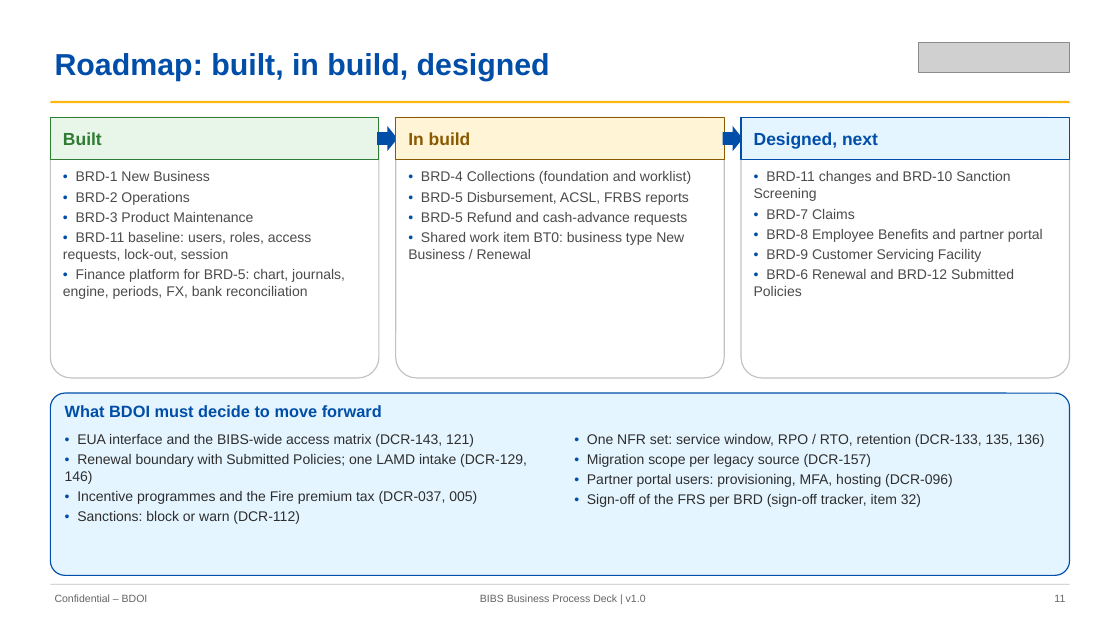
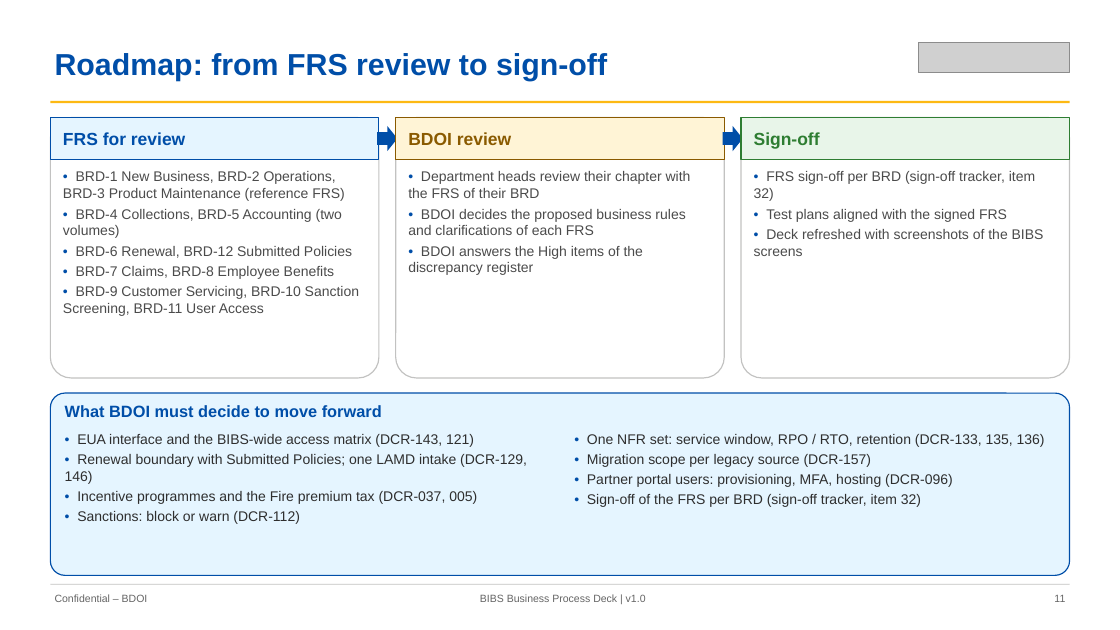
Before and after one commit to IortaTexhNXT-DEV/FinVerse, a slide deck: slide 11 of docs/deliverables/out/Programme/Decks/BIBS_Deck_BRD-00_Business_Process_AsIs_Envisioned_BestPractice_v1.0.pptx. Drawn at 1120x630 pixels with LibreOffice and Linux fonts; fonts in the diff are those of the drawing; grey boxes stand for pictures. Boxes give left, top, right and bottom in pixels: in the first picture for what was removed or moved away, otherwise in the second. Text is boxed around its words. In the diff, an @@ line names an element or a change of style, - is before the commit and + after.

Commit message:
Business process deck: FRS status and sign-off roadmap instead of build status; rebuilt deck and figures

```diff
--- a/docs/deliverables/out/Programme/Decks/BIBS_Deck_BRD-00_Business_Process_AsIs_Envisioned_BestPractice_v1.0.pptx
+++ b/docs/deliverables/out/Programme/Decks/BIBS_Deck_BRD-00_Business_Process_AsIs_Envisioned_BestPractice_v1.0.pptx
@@ text at bbox=[55, 53, 607, 81]: text changed @@
-Roadmap: built, in build, designed
+Roadmap: from FRS review to sign-off
@@ rectangle at bbox=[50, 118, 379, 160]: fill #E8F5E9 to #E5F5FF; outline #2E7D32 1 pt to #004EA8 1 pt @@
@@ rectangle at bbox=[741, 118, 1070, 160]: fill #E5F5FF to #E8F5E9; outline #004EA8 1 pt to #2E7D32 1 pt @@
@@ text at bbox=[63, 132, 185, 145]: text changed; text colour #2E7D32 to #004EA8 @@
-Built
+FRS for review
@@ text at bbox=[408, 132, 511, 145]: text changed @@
-In build
+BDOI review
@@ text at bbox=[754, 132, 820, 149]: text changed; text colour #004EA8 to #2E7D32 @@
-Designed, next
+Sign-off
@@ text at bbox=[63, 171, 359, 316]: text changed @@
-• BRD-1 New Business
-• BRD-2 Operations
-• BRD-3 Product Maintenance
-• BRD-11 baseline: users, roles, access requests, lock-out, session
-• Finance platform for BRD-5: chart, journals, engine, periods, FX, bank reconciliation
+• BRD-1 New Business, BRD-2 Operations, BRD-3 Product Maintenance (reference FRS)
+• BRD-4 Collections, BRD-5 Accounting (two volumes)
+• BRD-6 Renewal, BRD-12 Submitted Policies
+• BRD-7 Claims, BRD-8 Employee Benefits
+• BRD-9 Customer Servicing, BRD-10 Sanction Screening, BRD-11 User Access
@@ text at bbox=[408, 171, 691, 275]: text changed @@
-• BRD-4 Collections (foundation and worklist)
-• BRD-5 Disbursement, ACSL, FRBS reports
-• BRD-5 Refund and cash-advance requests
-• Shared work item BT0: business type New Business / Renewal
+• Department heads review their chapter with the FRS of their BRD
+• BDOI decides the proposed business rules and clarifications of each FRS
+• BDOI answers the High items of the discrepancy register
@@ text at bbox=[754, 171, 1044, 256]: text changed @@
-• BRD-11 changes and BRD-10 Sanction Screening
-• BRD-7 Claims
-• BRD-8 Employee Benefits and partner portal
-• BRD-9 Customer Servicing Facility
-• BRD-6 Renewal and BRD-12 Submitted Policies
+• FRS sign-off per BRD (sign-off tracker, item 32)
+• Test plans aligned with the signed FRS
+• Deck refreshed with screenshots of the BIBS screens
```
Also in this commit, not shown: 40 other slides changed, 43 other files.
